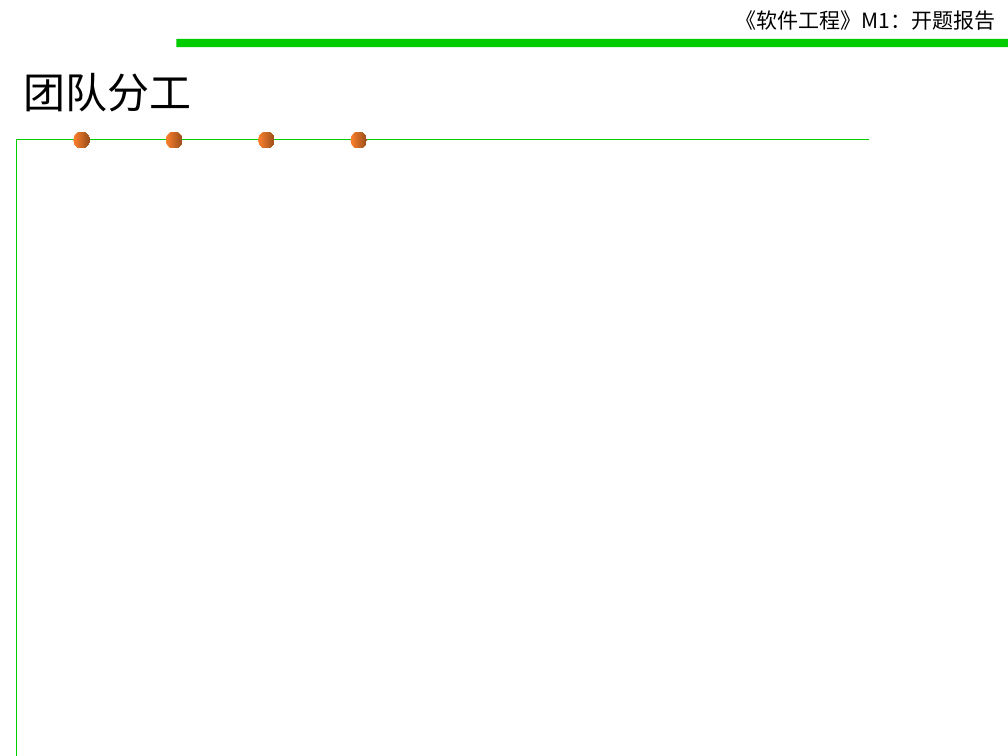
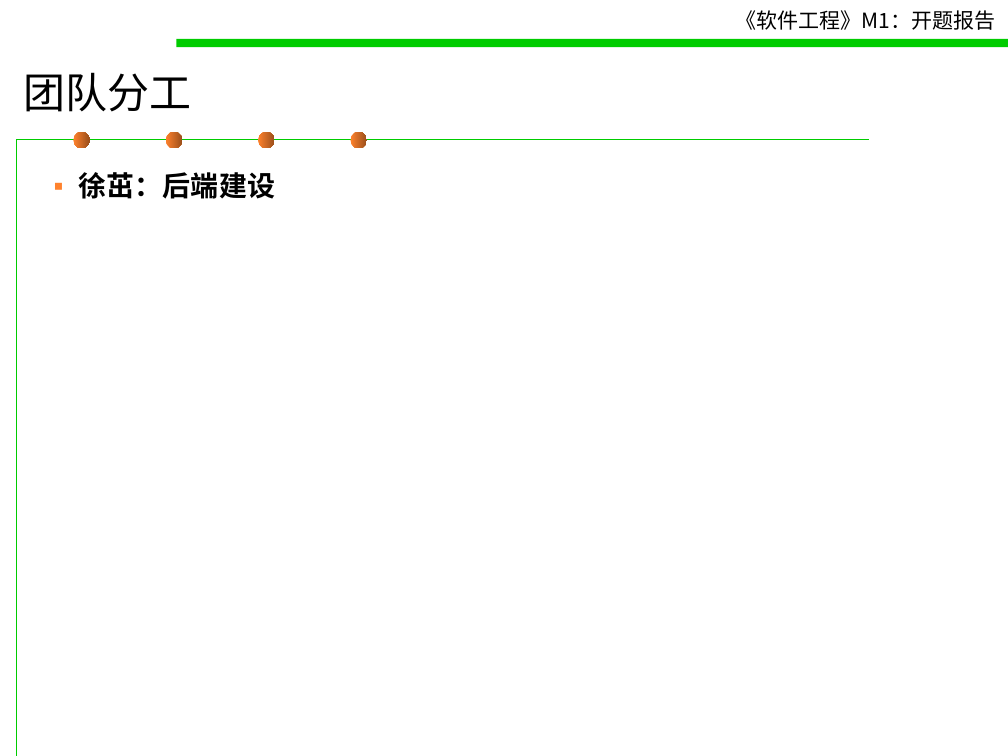
Before and after one commit to October-66/Traveler-Pal, a slide deck: slide 8 of doc/M1 - 开题报告.ppt. Drawn at 1008x756 pixels with LibreOffice and Linux fonts; fonts in the diff are those of the drawing. Boxes give left, top, right and bottom in pixels: in the first picture for what was removed or moved away, otherwise in the second. Text is boxed around its words. In the diff, an @@ line names an element or a change of style, - is before the commit and + after.

```diff
--- a/doc/M1 - 开题报告.ppt
+++ b/doc/M1 - 开题报告.ppt
@@ text added at (79, 172, 275, 199), 20 pt, text #000000, bold @@
+▪ 徐茁：后端建设
```
Also in this commit, not shown: 7 other slides changed, 1 slide added, 1 slide removed.
